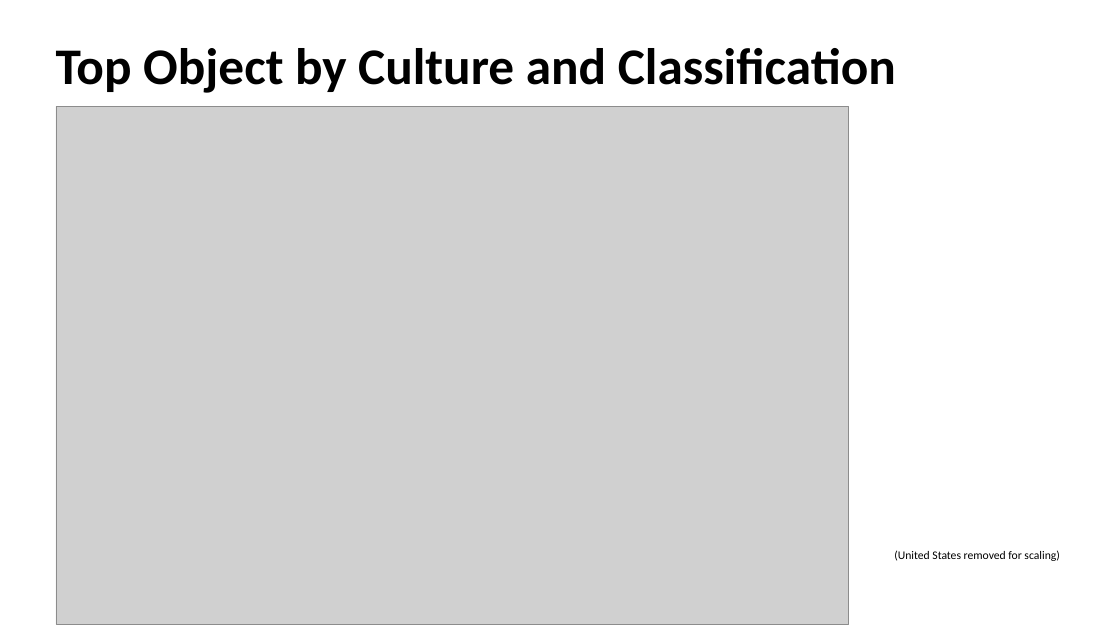
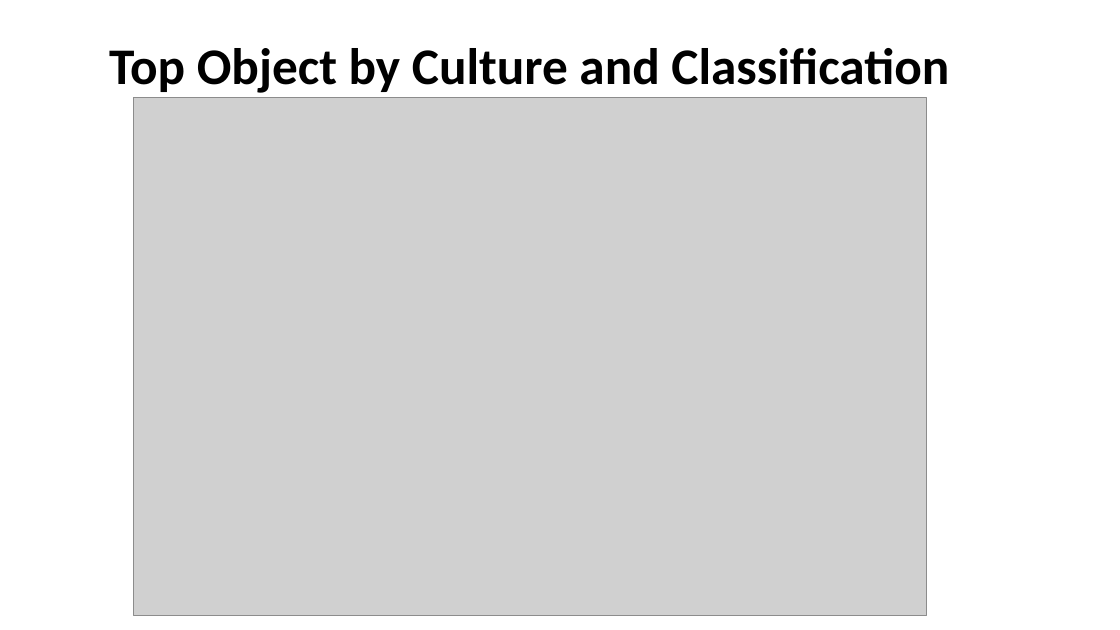
Before and after one commit to MtSopris/ProjectMet2, a slide deck: slide 6 of Analysis of th MET.pptx (slide 5 before the commit). Drawn at 1120x630 pixels with LibreOffice and Linux fonts; fonts in the diff are those of the drawing; grey boxes stand for pictures; background and template pictures are left out. Boxes give left, top, right and bottom in pixels: in the first picture for what was removed or moved away, otherwise in the second. Text is boxed around its words. In the diff, an @@ line names an element or a change of style, - is before the commit and + after.

```diff
--- a/Analysis of th MET.pptx
+++ b/Analysis of th MET.pptx
@@ title "Top Object by Culture and ..." at <box>109,48,949,93</box>: alignment left to centre @@
@@ picture: place and size @@
-picture at <box>56,107,849,625</box>
+picture at <box>134,97,927,616</box>
@@ text removed at <box>894,550,1059,561</box> @@
-(United States removed for scaling)
```
Also in this commit, not shown: 5 other slides changed, 4 slides added, 4 other files.
